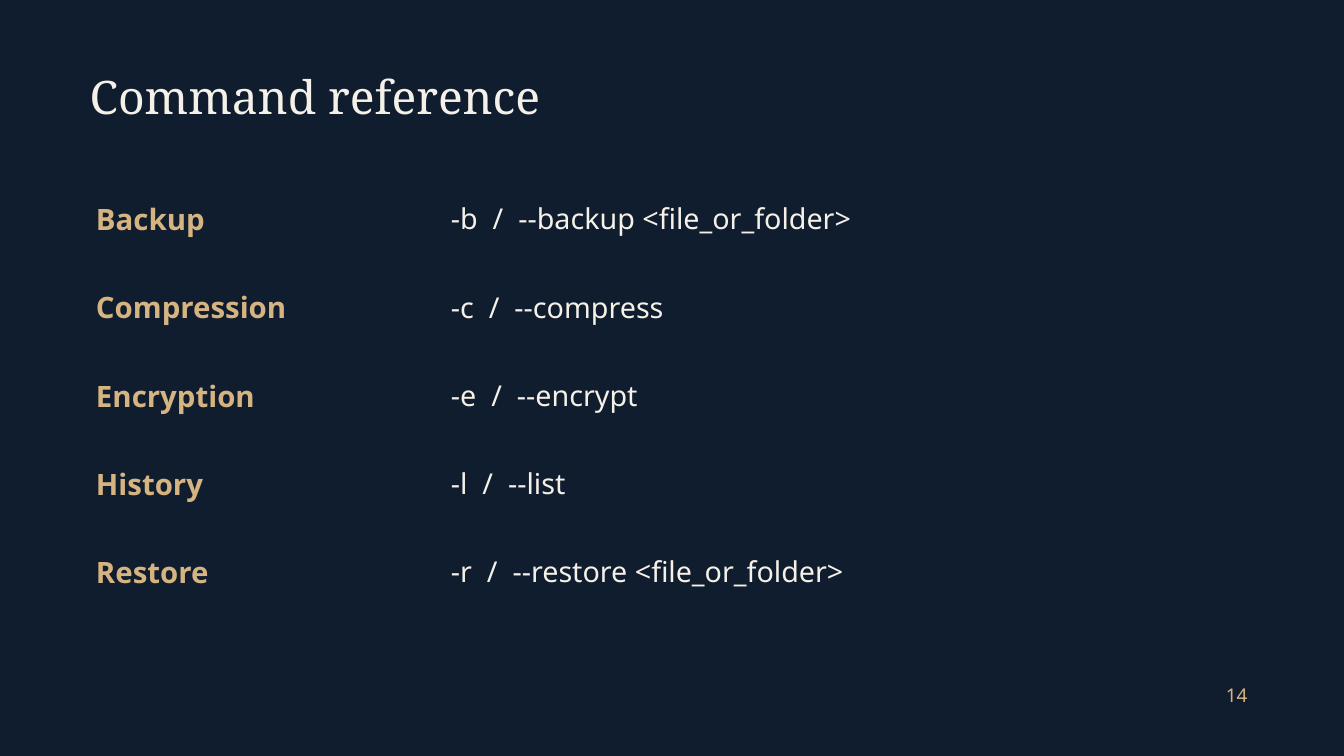
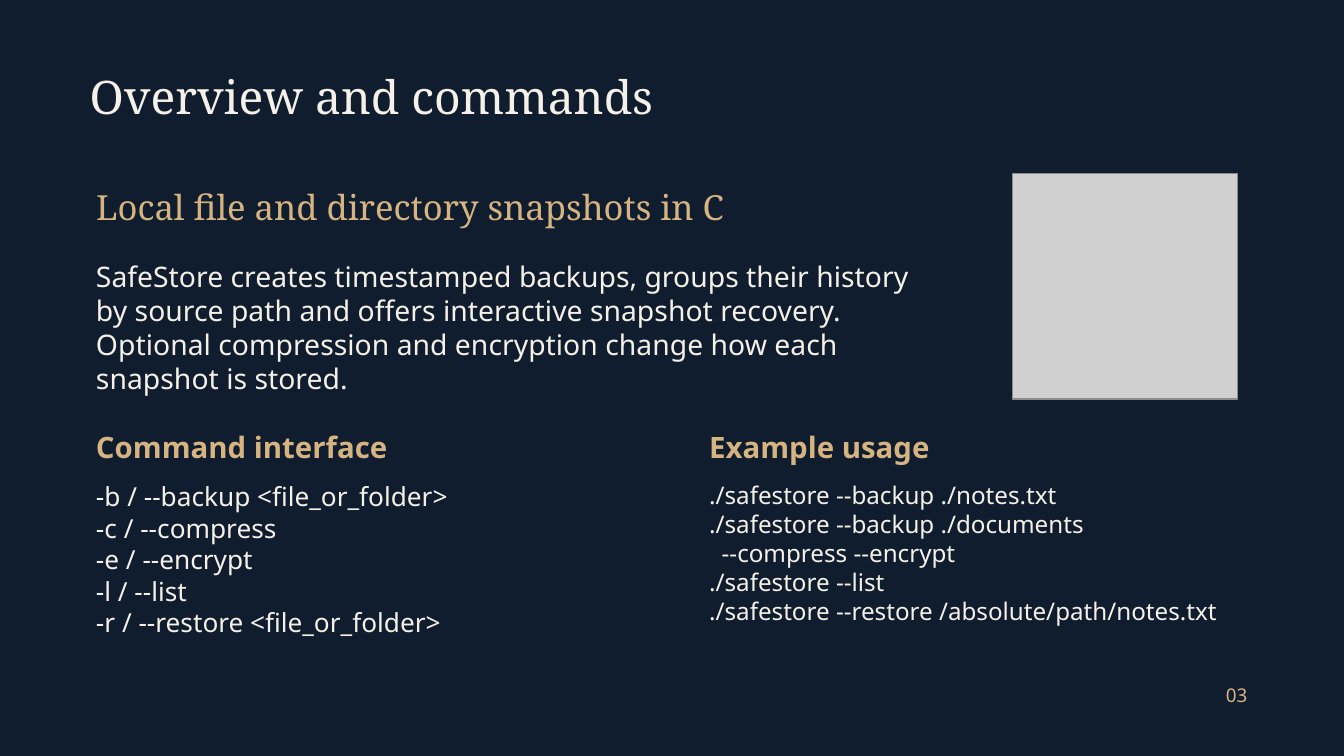
Before and after one commit to srikar0006/safestore, a slide deck: slide 3 of Presentations/SafeStore_Final.pptx (slide 15 before the commit). Drawn at 1344x756 pixels with LibreOffice and Linux fonts; fonts in the diff are those of the drawing; grey boxes stand for pictures; background and template pictures are left out. Boxes give left, top, right and bottom in pixels: in the first picture for what was removed or moved away, otherwise in the second. Text is boxed around its words. In the diff, an @@ line names an element or a change of style, - is before the commit and + after.

```diff
--- a/Presentations/SafeStore_Final.pptx
+++ b/Presentations/SafeStore_Final.pptx
@@ text at <box>90,79,653,115</box>: text changed @@
-Command reference
+Overview and commands
@@ picture added at <box>1012,173,1238,399</box> @@
@@ text removed at <box>96,207,205,237</box> @@
-Backup
@@ text added at <box>96,193,724,229</box>, 24.8 pt, text #D6B481 @@
+Local file and directory snapshots in C
@@ text removed at <box>451,207,851,236</box> @@
--b / --backup <file_or_folder>
@@ text added at <box>96,265,908,396</box>, 20.2 pt, text #F5F1E8 @@
+SafeStore creates timestamped backups, groups their history by source path and offers interactive snapshot recovery. Optional compression and encryption change how each snapshot is stored.
@@ text removed at <box>96,295,286,325</box> @@
-Compression
@@ text removed at <box>451,302,663,325</box> @@
--c / --compress
@@ text removed at <box>96,384,255,414</box> @@
-Encryption
@@ text removed at <box>451,387,638,413</box> @@
--e / --encrypt
@@ text added at <box>96,435,387,459</box>, 21 pt, text #D6B481, bold @@
+Command interface
@@ text added at <box>709,435,930,465</box>, 21 pt, text #D6B481, bold @@
+Example usage
@@ text removed at <box>96,472,203,502</box> @@
-History
@@ text removed at <box>451,472,565,495</box> @@
--l / --list
@@ text added at <box>96,486,447,636</box>, 18.8 pt, text #F5F1E8 @@
+-b / --backup <file_or_folder>
+-c / --compress
+-e / --encrypt
+-l / --list
+-r / --restore <file_or_folder>
@@ text added at <box>709,485,1216,626</box>, 17.2 pt, text #F5F1E8 @@
+./safestore --backup ./notes.txt
+./safestore --backup ./documents
+--compress --encrypt
+./safestore --list
+./safestore --restore /absolute/path/notes.txt
@@ text removed at <box>96,562,208,584</box> @@
-Restore
@@ text removed at <box>451,560,844,587</box> @@
--r / --restore <file_or_folder>
@@ text at <box>1226,688,1248,702</box>: text changed @@
-14
+03
```
Also in this commit, not shown: 5 other slides changed, 3 slides added, 13 slides removed.
